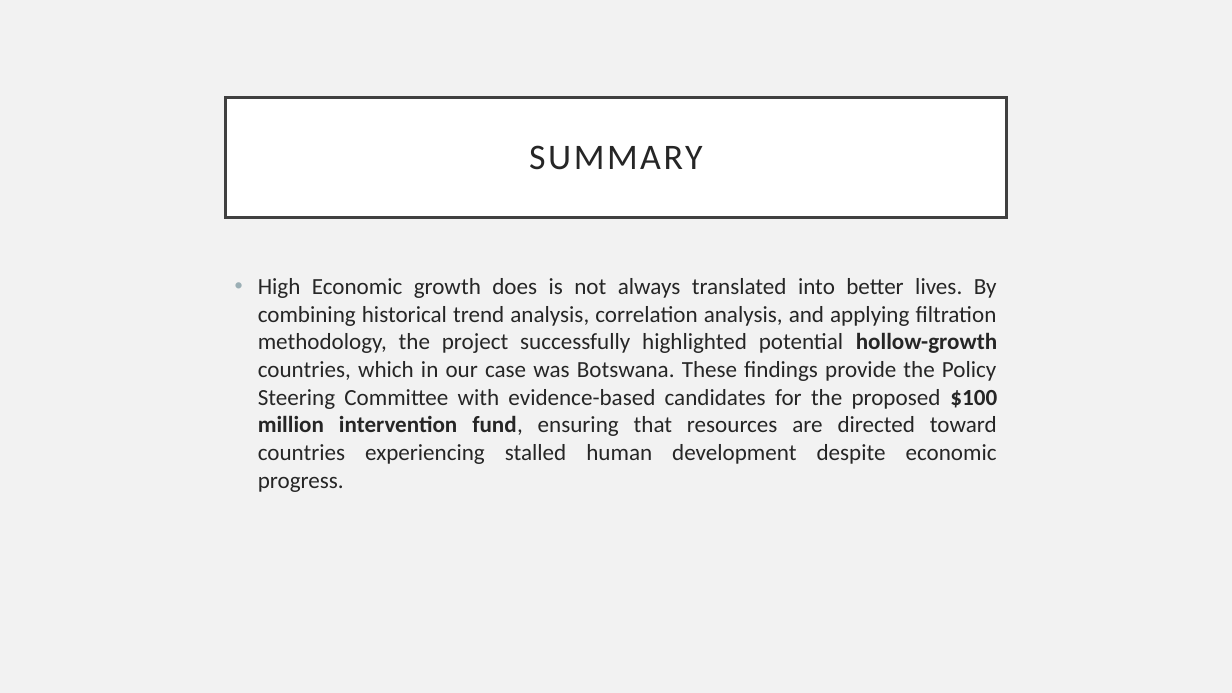
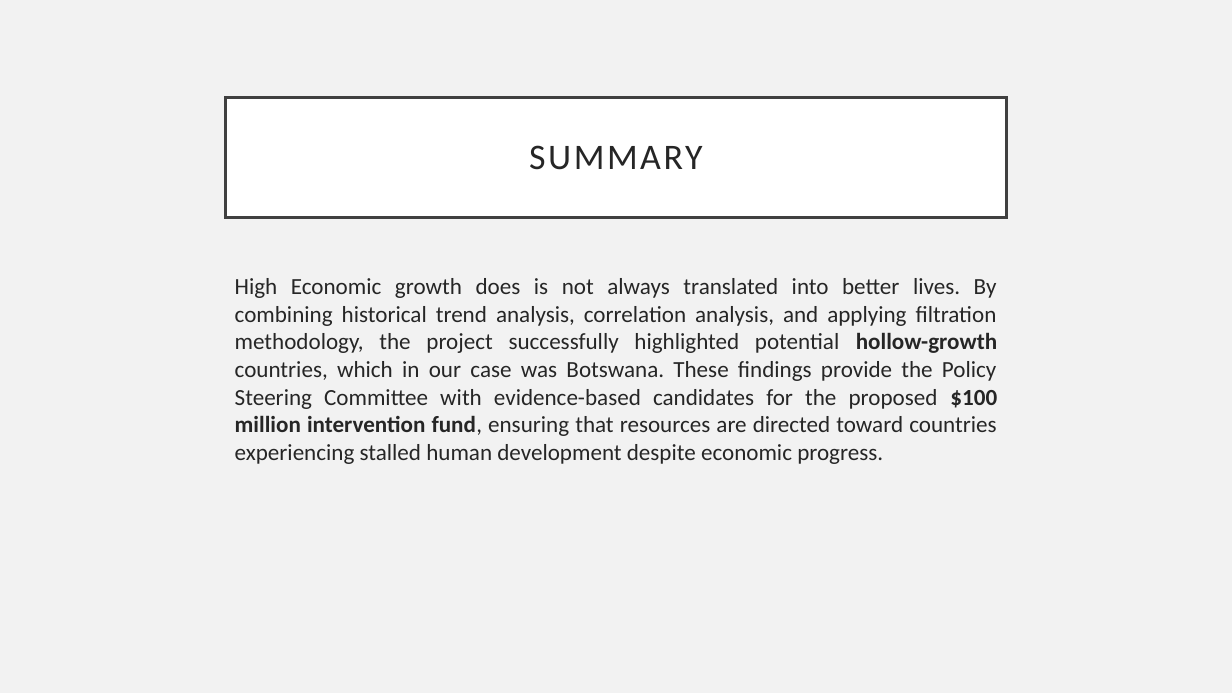
Before and after one commit to EENG-Mohamed-Shawqi/project_2, a slide deck: slide 14 of presentaion/World Development Statistics.pptx. Drawn at 1232x693 pixels with LibreOffice and Linux fonts; fonts in the diff are those of the drawing. Boxes give left, top, right and bottom in pixels: in the first picture for what was removed or moved away, otherwise in the second. Text is boxed around its words. In the diff, an @@ line names an element or a change of style, - is before the commit and + after.

```diff
--- a/presentaion/World Development Statistics.pptx
+++ b/presentaion/World Development Statistics.pptx
@@ text "High Economic growth does is ..." at box(235, 278, 997, 464): bullet • to none @@
```
Also in this commit, not shown: 3 other slides changed, 1 other file.
